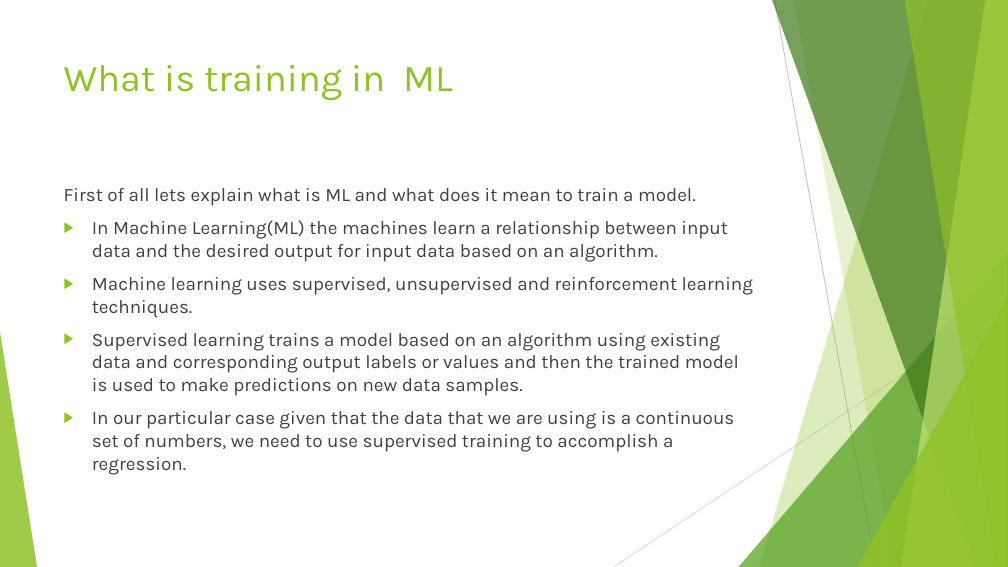
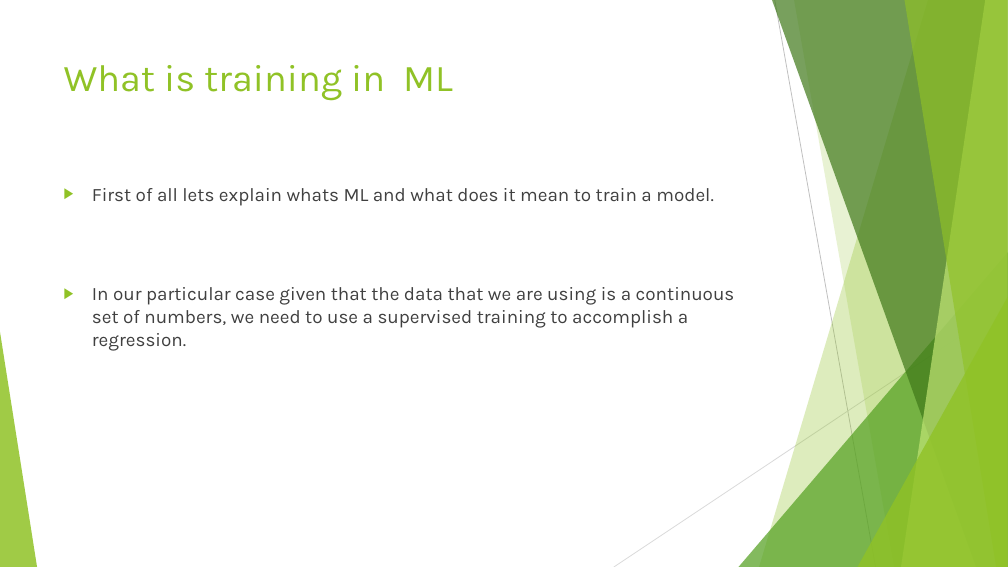
Before and after one commit to drummersoul/Cryptocurrency-Price-Prediction, a slide deck: slide 8 of Power Point Presentations/Presentation Week 3 Group D.pptx. Drawn at 1008x567 pixels with LibreOffice and Linux fonts; fonts in the diff are those of the drawing. Boxes give left, top, right and bottom in pixels: in the first picture for what was removed or moved away, otherwise in the second. Text is boxed around its words. In the diff, an @@ line names an element or a change of style, - is before the commit and + after.

```diff
--- a/Power Point Presentations/Presentation Week 3 Group D.pptx
+++ b/Power Point Presentations/Presentation Week 3 Group D.pptx
@@ text at (92, 188, 735, 351): text changed @@
-First of all lets explain what is ML and what does it mean to train a model.
-▶ In Machine Learning(ML) the machines learn a relationship between input data and the desired output for input data based on an algorithm.
-▶ Machine learning uses supervised, unsupervised and reinforcement learning techniques.
-▶ Supervised learning trains a model based on an algorithm using existing data and corresponding output labels or values and then the trained model is used to make predictions on new data samples.
-▶ In our particular case given that the data that we are using is a continuous set of numbers, we need to use supervised training to accomplish a regression.
+▶ First of all lets explain whats ML and what does it mean to train a model.
+▶ In our particular case given that the data that we are using is a continuous set of numbers, we need to use a supervised training to accomplish a regression.
```
Also in this commit, not shown: 1 other slide changed.
